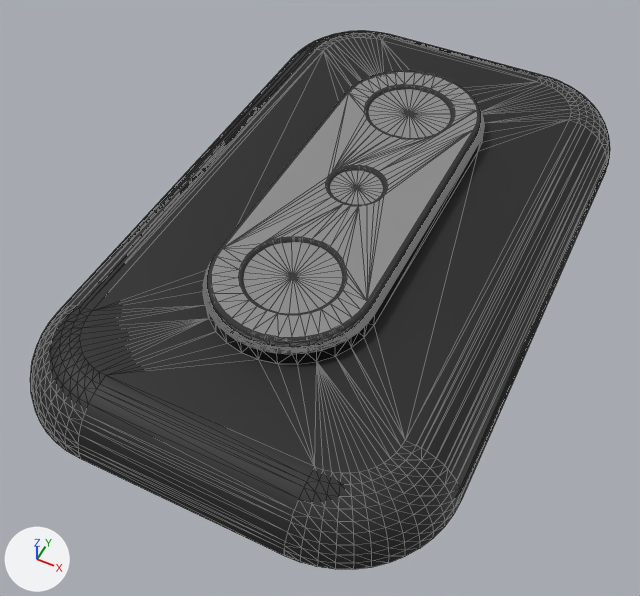
Before and after pictures for a commit that changed the glTF model Backend/server/public/MotileParts/Models/back/modules/camera/camera-small-2.glb.
One viewpoint serves both versions: a camera (50 mm lens) standing at (-0.0082, 0.023, 0.0369) and looking at (-0.0232, 0.053, -0.0006). Lighting does not change. The marker at lower left points along +X, +Y and +Z. Mesh edges are drawn as thin lines. Where no turn or scale is listed for an object, it has been applied to the vertices. Vertices at the same position are counted once.

The older version as bpy lines, for what is in view:
```python
me_mesh_0 = bpy.data.meshes.new('Mesh_0')
me_mesh_0.from_pydata(...)  # 584 vertices, 1118 faces; spans x -0.0345..-0.0115, y 0.038..0.076, z 0.0..0.003
me_mesh_0.materials.append(mat_soft_touch_black)
me_mesh_1 = bpy.data.meshes.new('Mesh_1')
me_mesh_1.from_pydata(...)  # 376 vertices, 690 faces; spans x -0.0275..-0.0185, y 0.045..0.069, z 0.003..0.004
me_mesh_1.materials.append(mat_black_high_gloss_plastic)  # black #232323
me_mesh_3 = bpy.data.meshes.new('Mesh_3')
me_mesh_3.from_pydata(...)  # 1078 vertices, 1950 faces; spans x -0.0273..-0.0187, y 0.0452..0.0688, z 0.004..0.0045
me_mesh_3.materials.append(mat_black_clearcoat)  # white #ffffff
ob_black_clonedchild = bpy.data.objects.new('black_clonedChild', me_mesh_3)
ob_black_clonedchild.location = (0.0, 0.0, 0.0003)
ob_black_high_gloss_plastic = bpy.data.objects.new('black high gloss plastic', me_mesh_1)
ob_black_high_gloss_plastic.location = (0.0, 0.0, 0.0003)
ob_color = bpy.data.objects.new('color', me_mesh_0)
ob_color.location = (0.0, 0.0, 0.0003)
```
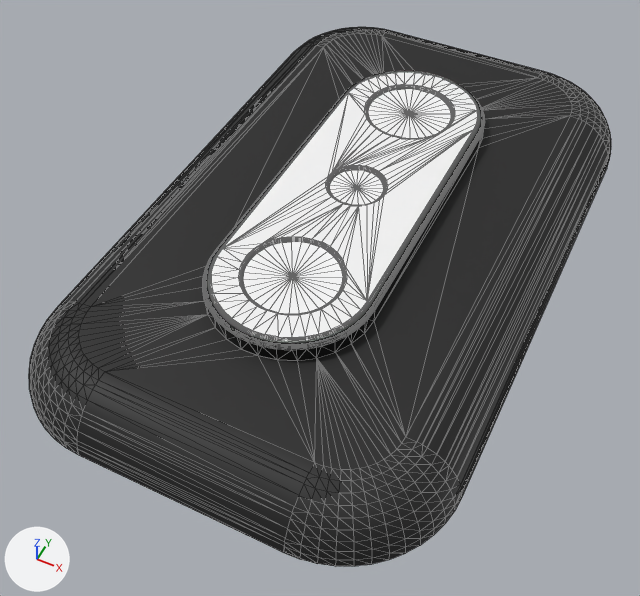
The newer file is also turned or shifted as a whole; pictures and numbers use the older file's frame.

What differs and where, as boxes [x1, y1, x2, y2] in the pictures (640 x 596 px):
'color', mesh moved
    before: [30, 31, 610, 569]
    after: [29, 27, 611, 566]
'black_clonedChild', recoloured
    both: [208, 71, 481, 347]

The change, as a list of edits to the scene's bpy script:
```text
Add mat_black_clearcoat_001:
    mat_black_clearcoat_001 = principled_material('black_Clearcoat.001')
    mat_black_clearcoat_001.base_color = (1.0, 1.0, 1.0)  # white #ffffff
    mat_black_clearcoat_001.metallic = 1.0
    mat_black_clearcoat_001.roughness = 1.0
Change me_mesh_0:
    where me_mesh_0.from_pydata(...)  # 584 vertices, 1118 faces; spans x -0.0345..-0.0115, y 0.038..0.076, z 0.0..0.003
    used by ob_color; location = (0.0, 0.0, 0.0003)
    me_mesh_0 part 1: the whole mesh is moved by (0.0, 0.0, 0.0003)
Change me_mesh_3:
    where me_mesh_3.from_pydata(...)  # 1078 vertices, 1950 faces; spans x -0.0273..-0.0187, y 0.0452..0.0688, z 0.004..0.0045
    remove me_mesh_3.materials.append(mat_black_clearcoat)  # white #ffffff
    add me_mesh_3.materials.append(mat_black_clearcoat_001)  # white #ffffff
```
